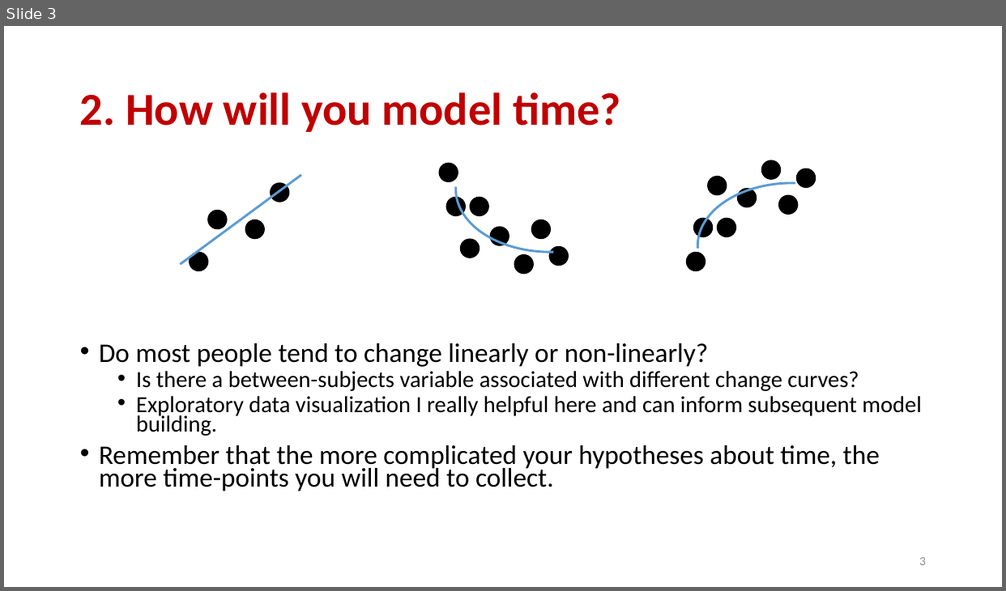
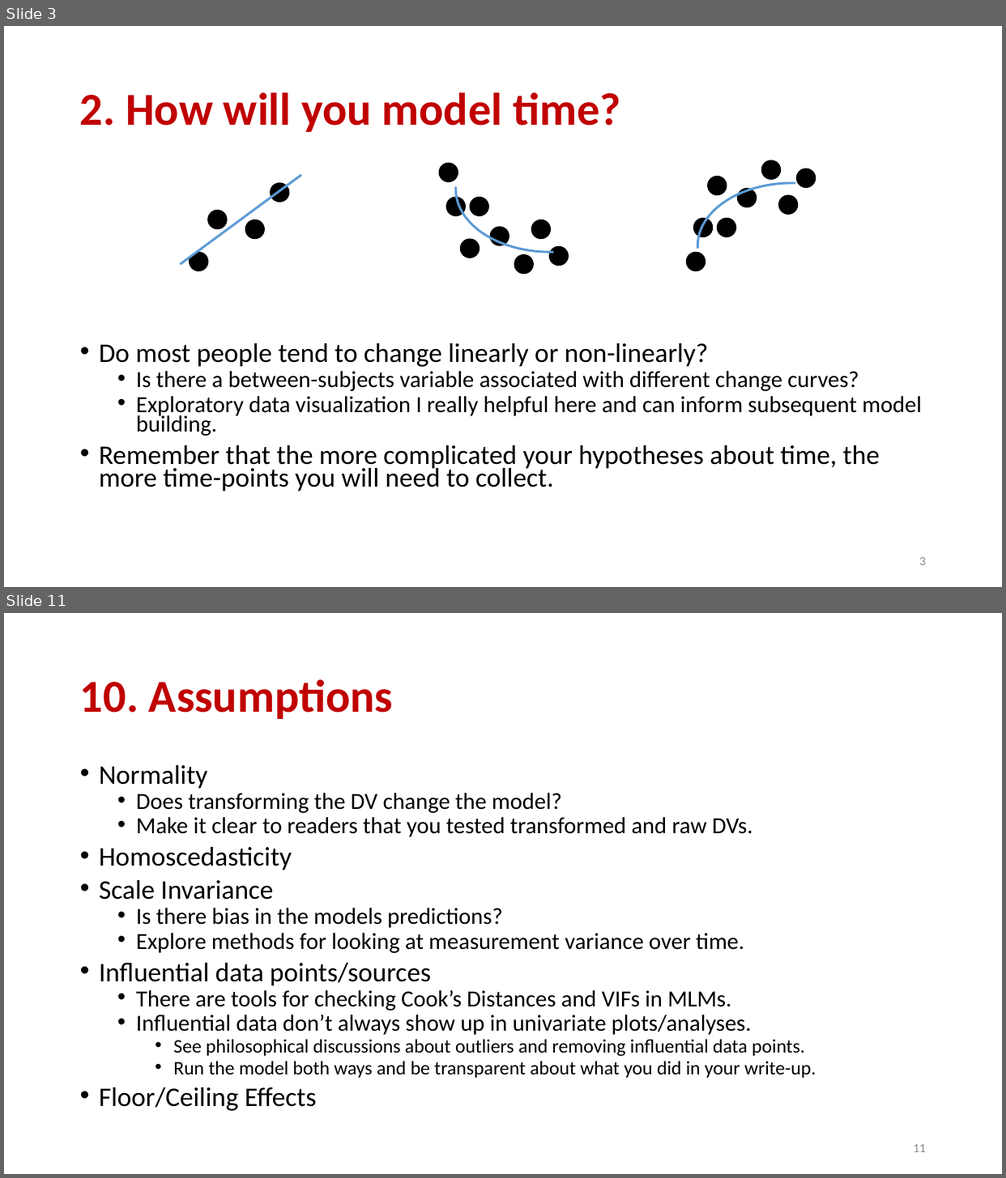
Before and after one commit to keithlohse/LMER_Clinical_Science, a slide deck: lohse ACRM 2017 tips.pptx. Shown one above the other, each under a label of ours: slide 3 before the commit, slides 3 and 11 after it; the slides between them are not shown. The pictures are 1006x591 and 1006x1178 pixels, drawn with LibreOffice and Linux fonts; fonts in the diff are those of the drawing. Boxes give left, top, right and bottom in pixels: in the first picture for what was removed or moved away, otherwise in the second. Text is boxed around its words. In the diff, an @@ line names an element or a change of style, - is before the commit and + after.

```diff
--- a/lohse ACRM 2017 tips.pptx
+++ b/lohse ACRM 2017 tips.pptx
@@ slide 11 added at (4,613,1002,1174), background #FFFFFF @@
@@ title added at (80,679,393,719), 44 pt, text #C00000, bold @@
+10. Assumptions
@@ text added at (99,765,816,1111), 22.2 pt, text #000000 @@
+• Normality
+  • Does transforming the DV change the model?
+  • Make it clear to readers that you tested transformed and raw DVs.
+• Homoscedasticity
+• Scale Invariance
+  • Is there bias in the models predictions?
+  • Explore methods for looking at measurement variance over time.
+• Influential data points/sources
+  • There are tools for checking Cook’s Distances and VIFs in MLMs.
+  • Influential data don’t always show up in univariate plots/analyses.
+    • See philosophical discussions about outliers and removing influential data points.
+    • Run the model both ways and be transparent about what you did in your write-up.
+• Floor/Ceiling Effects
@@ page number added at (913,1144,926,1152), 12 pt, text #8C8C8C @@
+11
```
Also in this commit, not shown: 7 slides changed, 3 other slides added, 1 other file.
